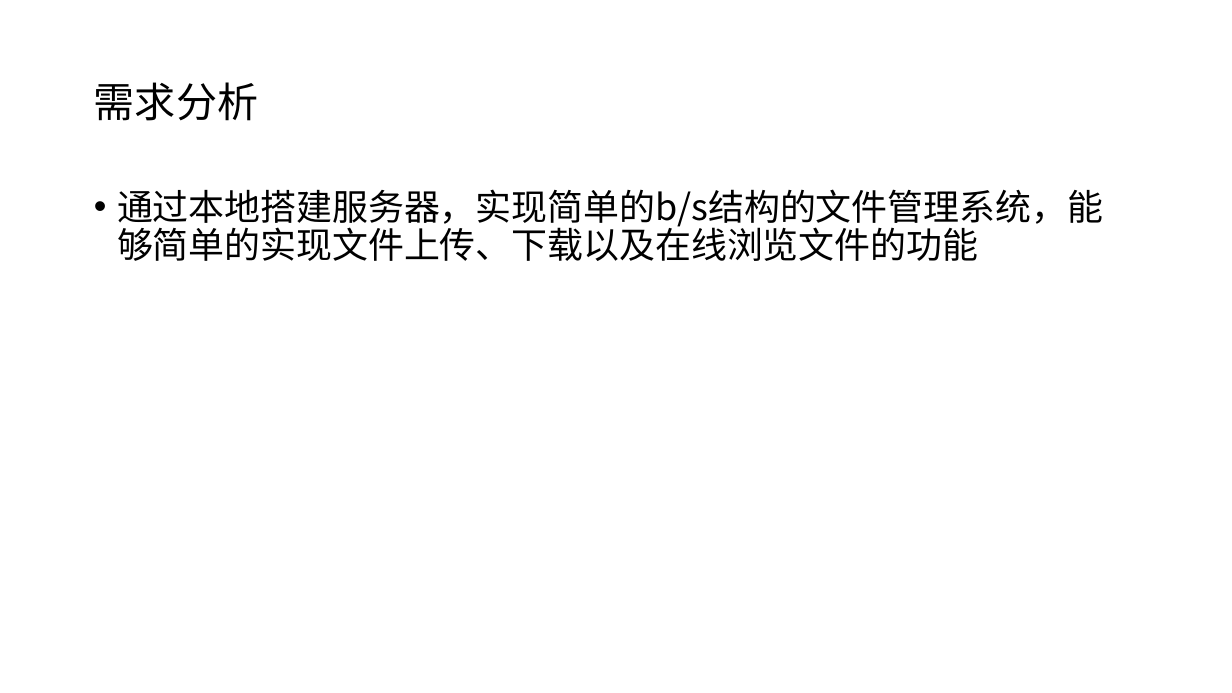
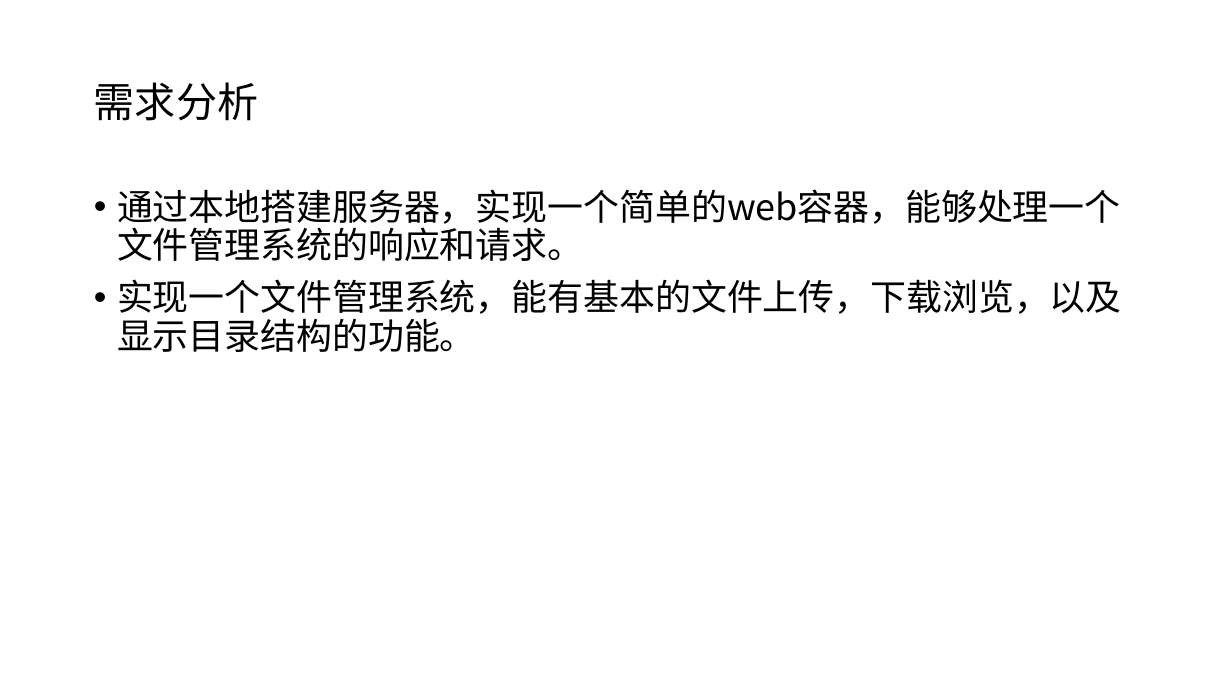
Before and after one commit to smilehr/java-socket, a slide deck: slide 2 of huarui.study2/file/二阶段设计文档.pptx. Drawn at 1232x693 pixels with LibreOffice and Linux fonts; fonts in the diff are those of the drawing. Boxes give left, top, right and bottom in pixels: in the first picture for what was removed or moved away, otherwise in the second. Text is boxed around its words. In the diff, an @@ line names an element or a change of style, - is before the commit and + after.

```diff
--- a/huarui.study2/file/二阶段设计文档.pptx
+++ b/huarui.study2/file/二阶段设计文档.pptx
@@ text at box(117, 189, 1122, 352): text changed @@
-• 通过本地搭建服务器，实现简单的b/s结构的文件管理系统，能够简单的实现文件上传、下载以及在线浏览文件的功能
+• 通过本地搭建服务器，实现一个简单的web容器，能够处理一个文件管理系统的响应和请求。
+• 实现一个文件管理系统，能有基本的文件上传，下载浏览，以及显示目录结构的功能。
```
Also in this commit, not shown: 2 other slides changed, 1 slide added.
